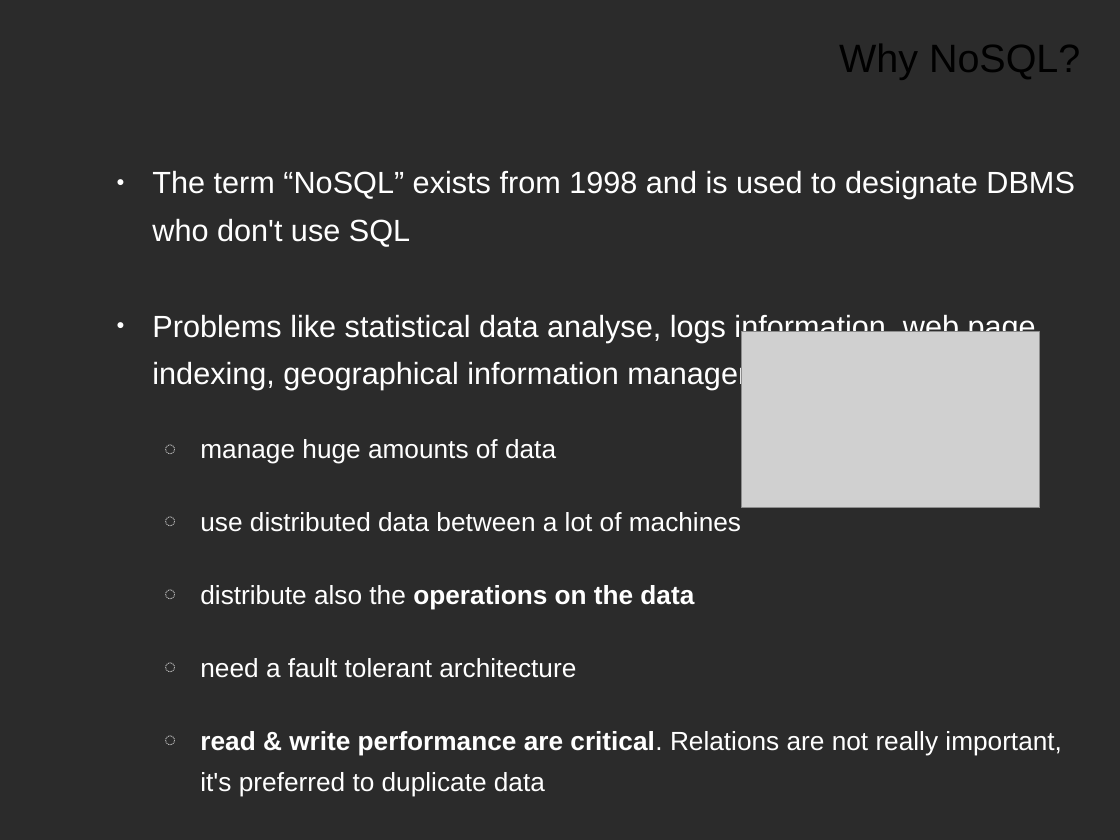
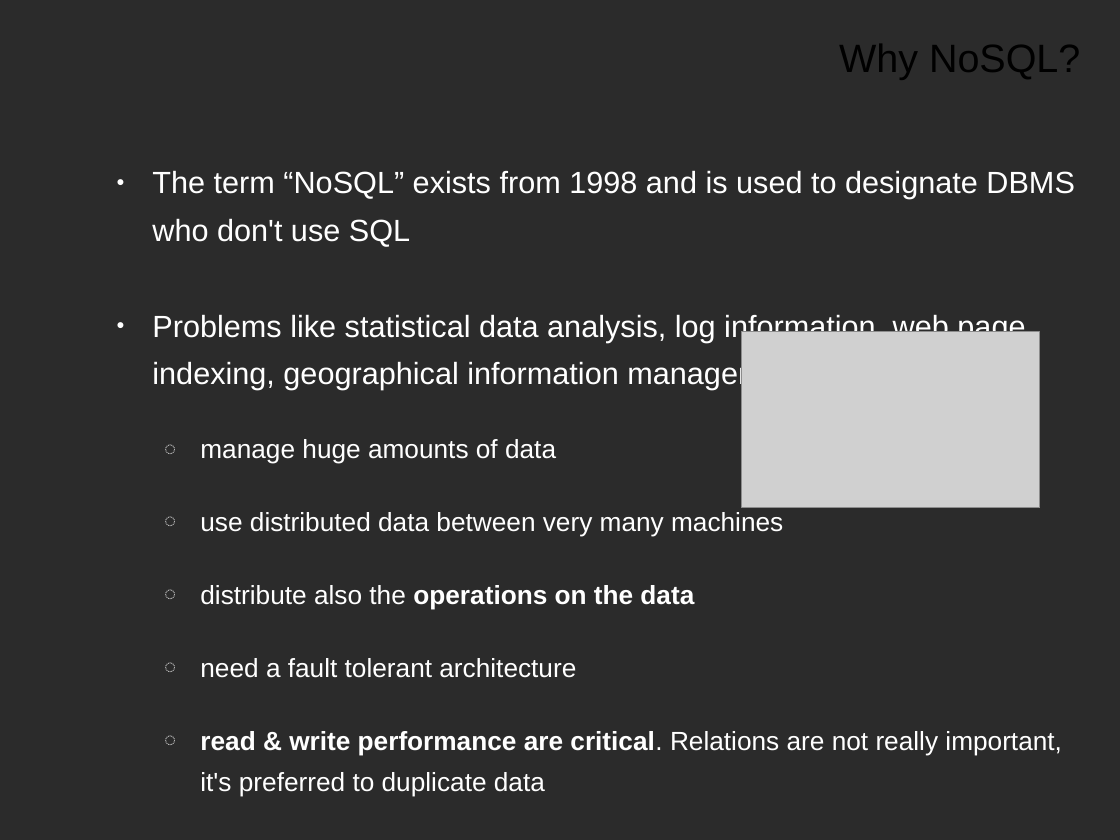
Before and after one commit to Ciges/internet_access_control_demo, a slide deck: slide 3 of NoSQL_Project_MSWL_Presentation.odp. Drawn at 1120x840 pixels with LibreOffice and Linux fonts; fonts in the diff are those of the drawing; grey boxes stand for pictures; background and template pictures are left out; a plain dark background stands for a picture behind light text. Boxes give left, top, right and bottom in pixels: in the first picture for what was removed or moved away, otherwise in the second. Text is boxed around its words. In the diff, an @@ line names an element or a change of style, - is before the commit and + after.

```diff
--- a/NoSQL_Project_MSWL_Presentation.odp
+++ b/NoSQL_Project_MSWL_Presentation.odp
@@ text at [152, 312, 1025, 390]: text changed @@
-● Problems like statistical data analyse, logs information, web page indexing, geographical information management ….
+● Problems like statistical data analysis, log information, web page indexing, geographical information management ….
@@ text at [200, 512, 783, 537]: text changed @@
-  ◌ use distributed data between a lot of machines
+  ◌ use distributed data between very many machines
```
Also in this commit, not shown: 20 other slides changed, 1 other file.
